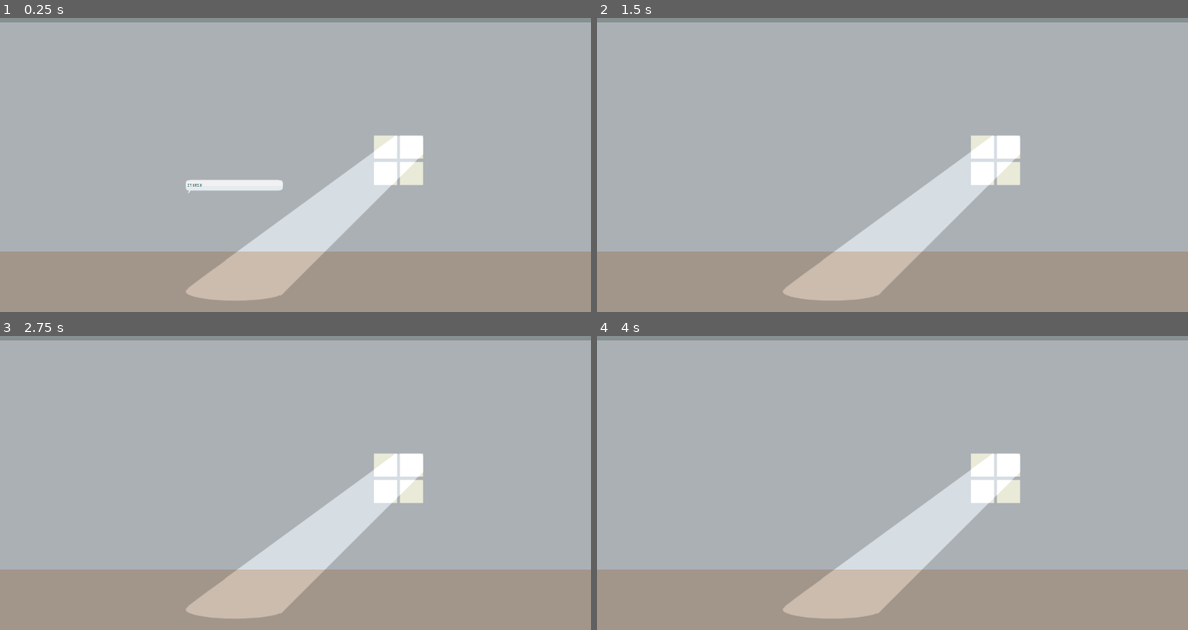
Above: before the commit, frames 1-4 (two rows, left to right).
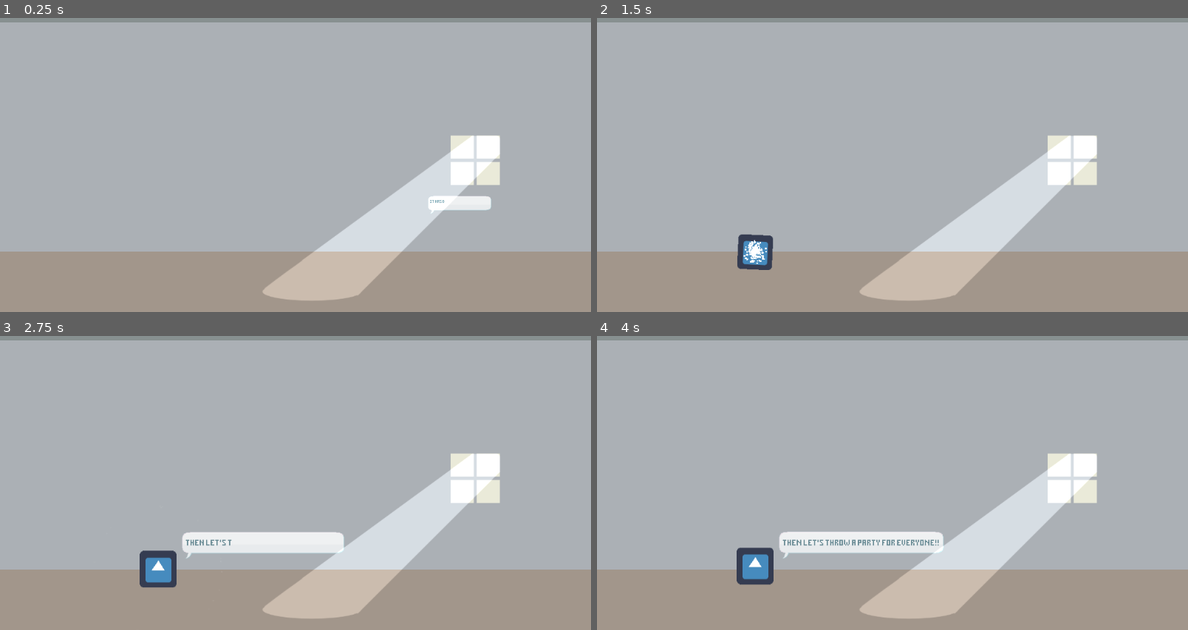
Above: after the commit, the same moments.

Repository: zeskysee/we-missed-party
Game: Godot game, scene res://party_house.tscn
Same seed, same stepped clock (60 frames per second), same inputs: the game is played once before the commit and once after it. The project has no main scene, so this scene is started directly. The engine's default icon, where the game draws it, is replaced by a stand-in: a white triangle on a blue panel in a dark square.
Inputs:
- Up to frame 1 (0.25 s): no input
- Up to frame 2 (1.5 s): tap Enter (ui_accept) at 0.5, 0.77 s; hold Right (ui_right) 0.53-1.28 s; hold Down (ui_down) from 1.28 s (still down)
- Up to frame 3 (2.75 s): tap Enter (ui_accept) at 1.52 s; release Down (ui_down) at 2.03 s; hold Right (ui_right) from 2.03 s (still down)
- Up to frame 4 (4 s): release Right (ui_right) at 2.78 s; hold Up (ui_up) 2.78-3.53 s; tap Enter (ui_accept) at 3.02, 3.77 s; hold Left (ui_left) from 3.53 s (still down)

The runs differ from the first frame. In frame 1, 14% of the frame differs, in the area x 31-85%, y 39-96%; in frame 2, 14%; in frame 3, 15%; in frame 4, 15%, in the area x 23-85%, y 39-96%.

Commit message:
Implement magic monster spawn in intro

Diff:
--- /dev/null
+++ b/magic_monster.gd
@@ -0,0 +1,17 @@
+extends Node2D
+
+
+onready var hover_player = $HoverPlayer
+onready var monster_player = $MonsterPlayer
+onready var first_speech = $AnimatedSprite/FirstSpeech
+
+
+func _on_monster_player_animation_finished(anim_name):
+	if anim_name == "appear":
+		hover_player.play("hover")
+		first_speech.show_bubble()
+		first_speech.is_playing = true
+
+
+func appear():
+	monster_player.play("appear")
--- /dev/null
+++ b/magic_monster.tscn
@@ -0,0 +1,240 @@
+[gd_scene load_steps=14 format=2]
+
+[ext_resource path="res://icon.png" type="Texture" id=1]
+[ext_resource path="res://speech.tscn" type="PackedScene" id=2]
+[ext_resource path="res://sounds/bomb.ogg" type="AudioStream" id=3]
+[ext_resource path="res://sounds/achieved.ogg" type="AudioStream" id=4]
+[ext_resource path="res://magic_monster.gd" type="Script" id=5]
+
+[sub_resource type="SpriteFrames" id=5]
+animations = [ {
+"frames": [ ExtResource( 1 ) ],
+"loop": false,
+"name": "default",
+"speed": 5.0
+} ]
+
+[sub_resource type="Gradient" id=1]
+offsets = PoolRealArray( 0.428571, 0.937888 )
+colors = PoolColorArray( 1, 1, 1, 1, 1, 1, 1, 0 )
+
+[sub_resource type="GradientTexture" id=2]
+gradient = SubResource( 1 )
+width = 64
+
+[sub_resource type="ParticlesMaterial" id=3]
+flag_disable_z = true
+spread = 180.0
+gravity = Vector3( 0, 0, 0 )
+initial_velocity = 100.0
+orbit_velocity = 0.0
+orbit_velocity_random = 0.0
+scale = 3.0
+scale_random = 0.3
+color_ramp = SubResource( 2 )
+
+[sub_resource type="Animation" id=6]
+length = 0.001
+tracks/0/type = "value"
+tracks/0/path = NodePath("Particles2D:emitting")
+tracks/0/interp = 1
+tracks/0/loop_wrap = true
+tracks/0/imported = false
+tracks/0/enabled = true
+tracks/0/keys = {
+"times": PoolRealArray( 0 ),
+"transitions": PoolRealArray( 1 ),
+"update": 0,
+"values": [ false ]
+}
+tracks/1/type = "bezier"
+tracks/1/path = NodePath("AnimatedSprite:scale:x")
+tracks/1/interp = 1
+tracks/1/loop_wrap = true
+tracks/1/imported = false
+tracks/1/enabled = true
+tracks/1/keys = {
+"points": PoolRealArray( 1, -0.25, 0, 0.25, 0 ),
+"times": PoolRealArray( 0 )
+}
+tracks/2/type = "bezier"
+tracks/2/path = NodePath("AnimatedSprite:scale:y")
+tracks/2/interp = 1
+tracks/2/loop_wrap = true
+tracks/2/imported = false
+tracks/2/enabled = true
+tracks/2/keys = {
+"points": PoolRealArray( 1, -0.25, 0, 0.25, 0 ),
+"times": PoolRealArray( 0 )
+}
+tracks/3/type = "bezier"
+tracks/3/path = NodePath("AnimatedSprite:rotation_degrees")
+tracks/3/interp = 1
+tracks/3/loop_wrap = true
+tracks/3/imported = false
+tracks/3/enabled = true
+tracks/3/keys = {
+"points": PoolRealArray( 0, -0.25, 0, 0.25, 0 ),
+"times": PoolRealArray( 0 )
+}
+
+[sub_resource type="Animation" id=4]
+resource_name = "appear"
+tracks/0/type = "value"
+tracks/0/path = NodePath("Particles2D:emitting")
+tracks/0/interp = 1
+tracks/0/loop_wrap = true
+tracks/0/imported = false
+tracks/0/enabled = true
+tracks/0/keys = {
+"times": PoolRealArray( 0 ),
+"transitions": PoolRealArray( 1 ),
+"update": 1,
+"values": [ true ]
+}
+tracks/1/type = "bezier"
+tracks/1/path = NodePath("AnimatedSprite:scale:x")
+tracks/1/interp = 1
+tracks/1/loop_wrap = true
+tracks/1/imported = false
+tracks/1/enabled = true
+tracks/1/keys = {
+"points": PoolRealArray( 1e-05, -0.25, 0, 0.25, 0, 1, -0.25, 0, 0.25, 0 ),
+"times": PoolRealArray( 0, 0.3 )
+}
+tracks/2/type = "bezier"
+tracks/2/path = NodePath("AnimatedSprite:scale:y")
+tracks/2/interp = 1
+tracks/2/loop_wrap = true
+tracks/2/imported = false
+tracks/2/enabled = true
+tracks/2/keys = {
+"points": PoolRealArray( 1e-05, -0.25, 0, 0.25, 0, 1, -0.25, 0, 0.25, 0 ),
+"times": PoolRealArray( 0, 0.3 )
+}
+tracks/3/type = "bezier"
+tracks/3/path = NodePath("AnimatedSprite:rotation_degrees")
+tracks/3/interp = 1
+tracks/3/loop_wrap = true
+tracks/3/imported = false
+tracks/3/enabled = true
+tracks/3/keys = {
+"points": PoolRealArray( -360, -0.25, 0, 0.25, 0, 0, -0.2, 103.29, 0.25, 0 ),
+"times": PoolRealArray( 0, 0.3 )
+}
+tracks/4/type = "audio"
+tracks/4/path = NodePath("BoomSound")
+tracks/4/interp = 1
+tracks/4/loop_wrap = true
+tracks/4/imported = false
+tracks/4/enabled = true
+tracks/4/keys = {
+"clips": [ {
+"end_offset": 0.0,
+"start_offset": 0.0,
+"stream": ExtResource( 3 )
+} ],
+"times": PoolRealArray( 0 )
+}
+tracks/5/type = "audio"
+tracks/5/path = NodePath("JingleSound")
+tracks/5/interp = 1
+tracks/5/loop_wrap = true
+tracks/5/imported = false
+tracks/5/enabled = true
+tracks/5/keys = {
+"clips": [ {
+"end_offset": 0.0,
+"start_offset": 0.0,
+"stream": ExtResource( 4 )
+} ],
+"times": PoolRealArray( 0.1 )
+}
+
+[sub_resource type="Animation" id=7]
+length = 0.001
+tracks/0/type = "bezier"
+tracks/0/path = NodePath("AnimatedSprite:position:x")
+tracks/0/interp = 1
+tracks/0/loop_wrap = true
+tracks/0/imported = false
+tracks/0/enabled = true
+tracks/0/keys = {
+"points": PoolRealArray( 0, -0.25, 0, 0.25, 0 ),
+"times": PoolRealArray( 0 )
+}
+tracks/1/type = "bezier"
+tracks/1/path = NodePath("AnimatedSprite:position:y")
+tracks/1/interp = 1
+tracks/1/loop_wrap = true
+tracks/1/imported = false
+tracks/1/enabled = true
+tracks/1/keys = {
+"points": PoolRealArray( 0, -0.25, 0, 0.25, 0 ),
+"times": PoolRealArray( 0 )
+}
+
+[sub_resource type="Animation" id=8]
+resource_name = "hover"
+length = 4.0
+loop = true
+tracks/0/type = "bezier"
+tracks/0/path = NodePath("AnimatedSprite:position:x")
+tracks/0/interp = 1
+tracks/0/loop_wrap = true
+tracks/0/imported = false
+tracks/0/enabled = true
+tracks/0/keys = {
+"points": PoolRealArray( 0, -0.25, 0, 0.25, 0, 0, -0.25, 0, 0.25, 0, 0, -0.25, 0, 0.25, 0, 0, -0.25, 0, 0.25, 0, 0, -0.25, 0, 0.25, 0 ),
+"times": PoolRealArray( 0, 1, 2, 2.2, 4 )
+}
+tracks/1/type = "bezier"
+tracks/1/path = NodePath("AnimatedSprite:position:y")
+tracks/1/interp = 1
+tracks/1/loop_wrap = true
+tracks/1/imported = false
+tracks/1/enabled = true
+tracks/1/keys = {
+"points": PoolRealArray( 0, -0.25, 0, 0.25, 0, -5, 0, 0.0183954, 0.1, -0.570307, -8, -0.25, 0, 0.25, 0, -8, -0.25, 0, 0.25, 0, 0, -0.25, 0, 0.25, 0 ),
+"times": PoolRealArray( 0, 1, 2, 2.2, 4 )
+}
+
+[node name="MagicMonster" type="Node2D"]
+script = ExtResource( 5 )
+
+[node name="AnimatedSprite" type="AnimatedSprite" parent="."]
+rotation = -6.28319
+scale = Vector2( 1e-05, 1e-05 )
+frames = SubResource( 5 )
+
+[node name="FirstSpeech" parent="AnimatedSprite" instance=ExtResource( 2 )]
+position = Vector2( 40, -62 )
+rotation = 1.42109e-14
+is_playing = false
+show_on_ready = false
+text = "Then let's throw a party for everyone!!"
+
+[node name="Particles2D" type="Particles2D" parent="."]
+emitting = false
+amount = 250
+lifetime = 1.2
+one_shot = true
+explosiveness = 0.7
+process_material = SubResource( 3 )
+
+[node name="MonsterPlayer" type="AnimationPlayer" parent="."]
+reset_on_save = false
+anims/RESET = SubResource( 6 )
+anims/appear = SubResource( 4 )
+
+[node name="HoverPlayer" type="AnimationPlayer" parent="."]
+anims/RESET = SubResource( 7 )
+anims/hover = SubResource( 8 )
+
+[node name="BoomSound" type="AudioStreamPlayer2D" parent="."]
+stream = ExtResource( 3 )
+
+[node name="JingleSound" type="AudioStreamPlayer2D" parent="."]
+stream = ExtResource( 4 )
+
+[connection signal="animation_finished" from="MonsterPlayer" to="." method="_on_monster_player_animation_finished"]
--- a/party_house.gd
+++ b/party_house.gd
@@ -2,6 +2,7 @@
 
 
 onready var animation_player = $AnimationPlayer
+onready var magic_monster = $MagicMonster
 
 
 # Called when the node enters the scene tree for the first time.
@@ -14,3 +15,7 @@
 	var speech = get_node_or_null("Speech")
 	if is_instance_valid(speech):
 		speech.destroy()
+
+
+func _on_first_speech_tree_exited():
+	magic_monster.appear()
--- a/party_house.tscn
+++ b/party_house.tscn
@@ -1,8 +1,9 @@
-[gd_scene load_steps=4 format=2]
+[gd_scene load_steps=5 format=2]
 
 [ext_resource path="res://party_house.gd" type="Script" id=1]
 [ext_resource path="res://sprites/light_window.png" type="Texture" id=2]
 [ext_resource path="res://speech.tscn" type="PackedScene" id=3]
+[ext_resource path="res://magic_monster.tscn" type="PackedScene" id=4]
 
 [node name="PartyHouse" type="Node2D"]
 script = ExtResource( 1 )
@@ -38,7 +39,7 @@
 }
 
 [node name="Window" type="Node2D" parent="."]
-position = Vector2( -161, 101 )
+position = Vector2( -28, 101 )
 
 [node name="ColorRect" type="ColorRect" parent="Window"]
 margin_left = 809.0
@@ -87,21 +88,26 @@
 energy = 0.5
 
 [node name="Sprite" type="Sprite" parent="."]
-position = Vector2( 315, 458 )
+position = Vector2( 698, 458 )
+
+[node name="Speech" parent="." instance=ExtResource( 3 )]
+position = Vector2( 755, 392 )
+is_skippable = true
+text = "It has been so long since I've
+been to a party..."
 
 [node name="AnimationPlayer" type="AnimationPlayer" parent="."]
 
 [node name="Camera2D" type="Camera2D" parent="."]
 position = Vector2( 512, 300 )
 
-[node name="Speech" parent="." instance=ExtResource( 3 )]
-position = Vector2( 335, 364 )
-is_skippable = true
-text = "It has been so long since I've been to a party..."
+[node name="MagicMonster" parent="." instance=ExtResource( 4 )]
+position = Vector2( 274, 496 )
 
 [node name="TestDestroy" type="Timer" parent="."]
 wait_time = 3.0
 one_shot = true
 autostart = true
 
+[connection signal="tree_exited" from="Speech" to="." method="_on_first_speech_tree_exited"]
 [connection signal="timeout" from="TestDestroy" to="." method="_on_test_destroy_timeout"]
Not shown, added: sounds/achieved.ogg.import
Not shown, added: sounds/bomb.ogg.import
Not shown, changed: README.md
Not shown, added: sounds/achieved.ogg
Not shown, added: sounds/bomb.ogg
